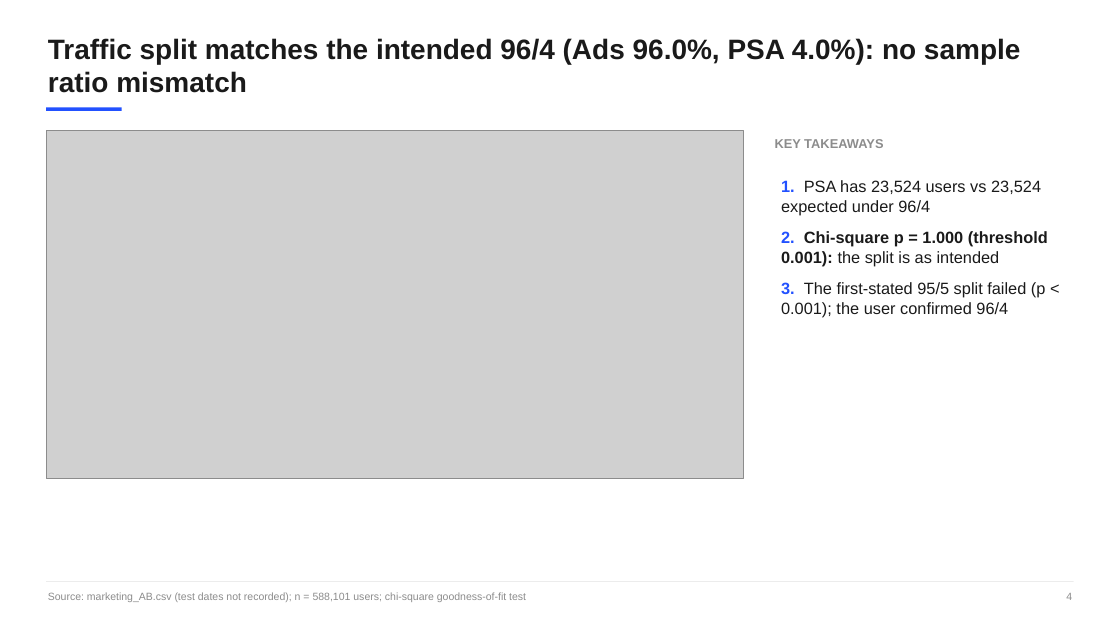
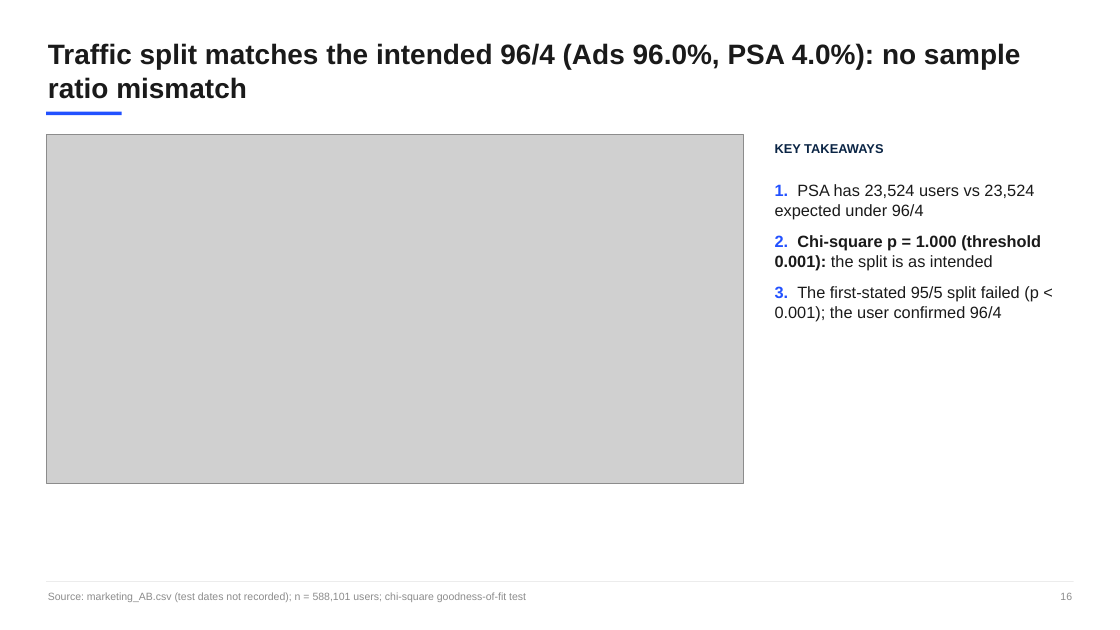
Before and after one commit to rohittiwari001/A-B-Testing-using-Claude-Code, a slide deck: slide 16 of runs/2026-10-01_marketing-ads/deck.pptx (slide 4 before the commit). Drawn at 1120x630 pixels with LibreOffice and Linux fonts; fonts in the diff are those of the drawing; grey boxes stand for pictures. Boxes give left, top, right and bottom in pixels: in the first picture for what was removed or moved away, otherwise in the second. Text is boxed around its words. In the diff, an @@ line names an element or a change of style, - is before the commit and + after.

```diff
--- a/runs/2026-10-01_marketing-ads/deck.pptx
+++ b/runs/2026-10-01_marketing-ads/deck.pptx
@@ 2 texts, 1 picture, 1 rectangle moved together from (x1=46, y1=38, x2=1048, y2=479) to (x1=46, y1=43, x2=1041, y2=483) @@
@@ text "KEY TAKEAWAYS" at (x1=775, y1=144, x2=883, y2=153): text colour #8C8C8C to #0B2545 @@
@@ text at (x1=1060, y1=593, x2=1072, y2=600): text changed @@
-4
+16
```
Also in this commit, not shown: 12 other slides changed, 4 slides added, 1 slide removed, 2 other files.
